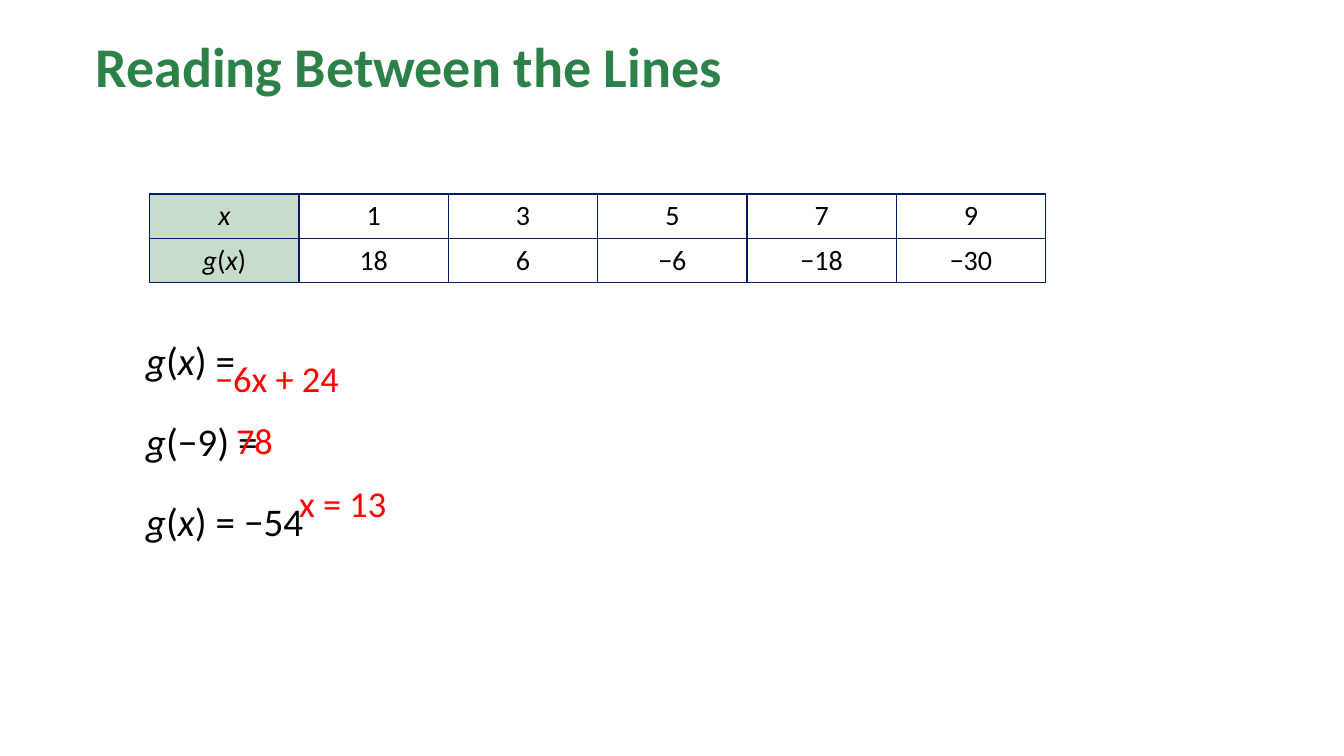
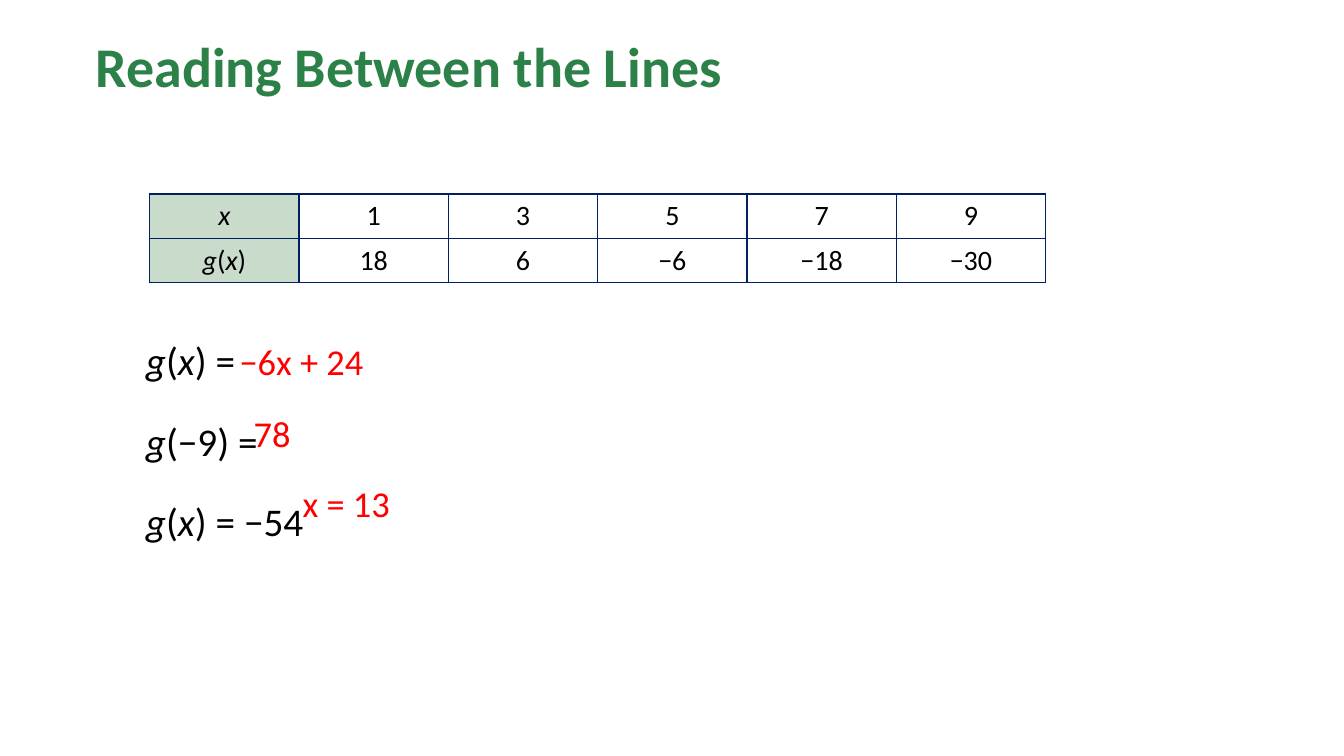
Before and after one commit to Apolloat2022/Algebra1M2U1L4, a slide deck: slide 70 of lesson6/BLMathematics_AlgI_M2_T1_L6_LessonSlides_ENG_with_answers.pptx. Drawn at 1344x756 pixels with LibreOffice and Linux fonts; fonts in the diff are those of the drawing; background and template pictures are left out. Boxes give left, top, right and bottom in pixels: in the first picture for what was removed or moved away, otherwise in the second. Text is boxed around its words. In the diff, an @@ line names an element or a change of style, - is before the commit and + after.

```diff
--- a/lesson6/BLMathematics_AlgI_M2_T1_L6_LessonSlides_ENG_with_answers.pptx
+++ b/lesson6/BLMathematics_AlgI_M2_T1_L6_LessonSlides_ENG_with_answers.pptx
@@ text "−6x + 24": place and size @@
-text "−6x + 24" at [215,364,339,393]
+text "−6x + 24" at [240,350,363,376]
@@ text "78": place and size @@
-text "78" at [236,429,273,455]
+text "78" at [254,422,291,448]
@@ text "x = 13": place and size @@
-text "x = 13" at [299,493,386,518]
+text "x = 13" at [303,493,390,518]
```
Also in this commit, not shown: 12 other slides changed, 1 other file.
